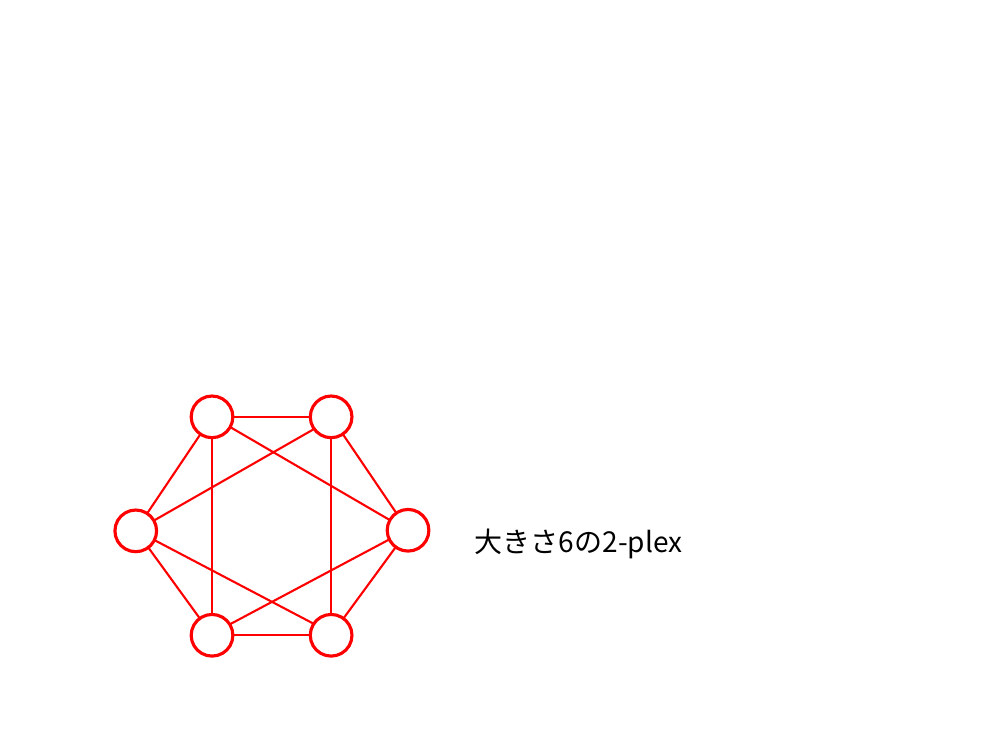
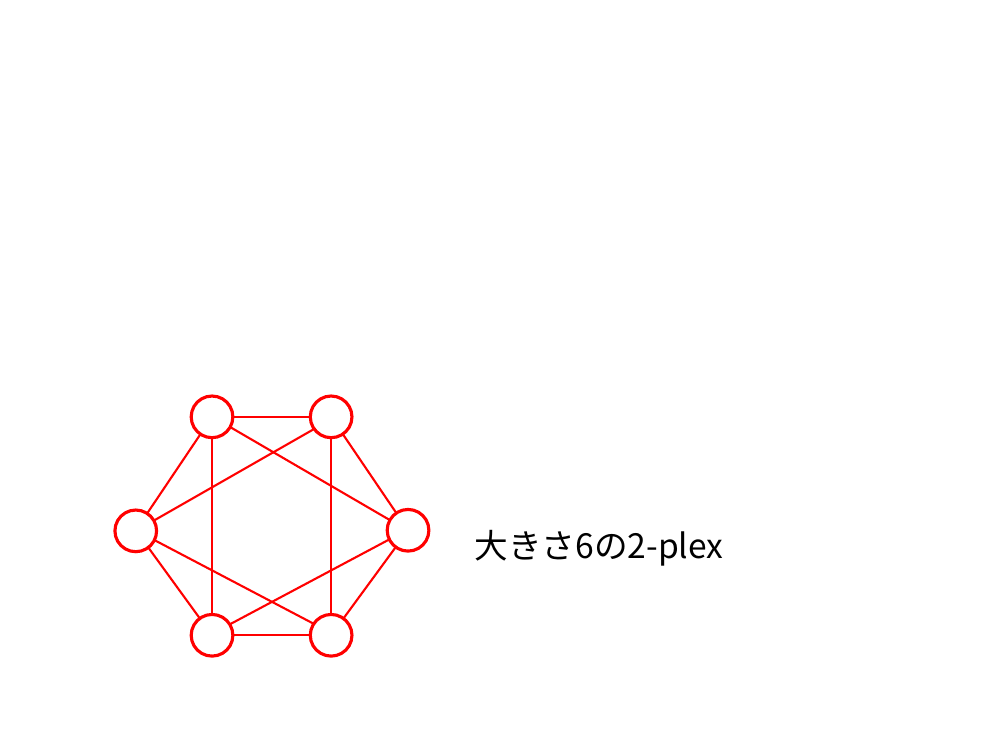
Before and after one commit to Izulabo-nitech/Maximum_kplex_Problem, a slide deck: slide 11 of presentation/卒論発表会.pptx. Drawn at 1008x756 pixels with LibreOffice and Linux fonts; fonts in the diff are those of the drawing; grey boxes stand for pictures. Boxes give left, top, right and bottom in pixels: in the first picture for what was removed or moved away, otherwise in the second. Text is boxed around its words. In the diff, an @@ line names an element or a change of style, - is before the commit and + after.

```diff
--- a/presentation/卒論発表会.pptx
+++ b/presentation/卒論発表会.pptx
@@ text "大きさ6の2-plex" at <box>475,529,724,566</box>: size 20 to 24 pt @@
```
Also in this commit, not shown: 4 other slides changed, 2 slides added, 1 slide removed.
